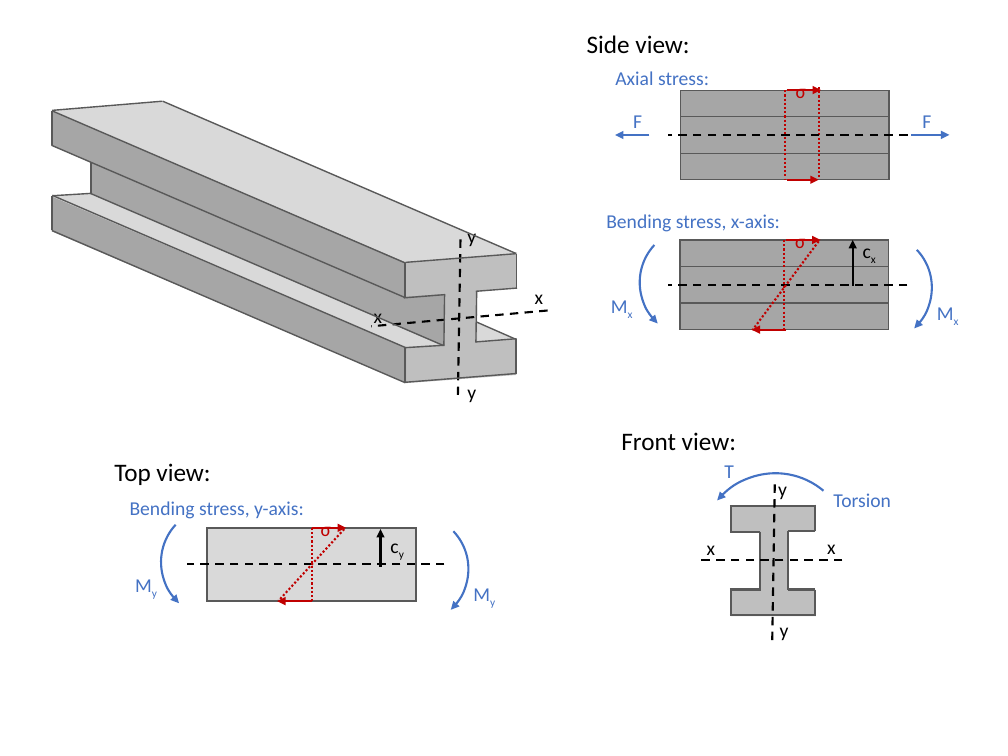
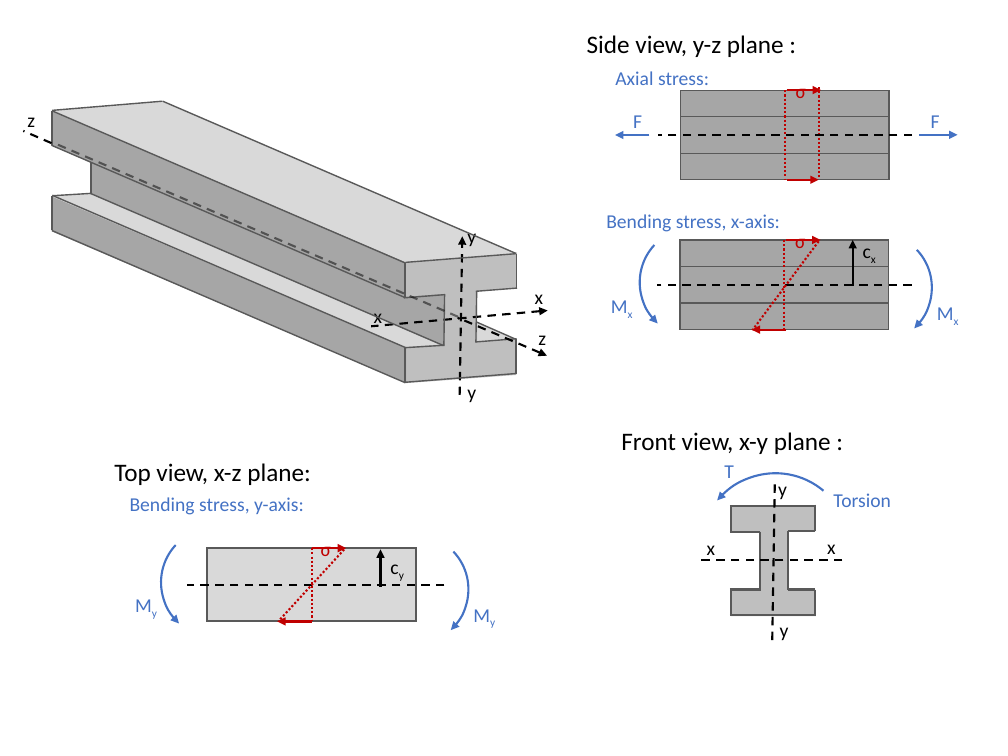
Before and after one commit to suguinoshita/suguinoshita.github.io, a slide deck: slide 4 of images/help.pptx. Drawn at 1008x756 pixels with LibreOffice and Linux fonts; fonts in the diff are those of the drawing. Boxes give left, top, right and bottom in pixels: in the first picture for what was removed or moved away, otherwise in the second. Text is boxed around its words. In the diff, an @@ line names an element or a change of style, - is before the commit and + after.

```diff
--- a/images/help.pptx
+++ b/images/help.pptx
@@ text at (587, 35, 784, 57): text changed @@
-Side view:
+Side view, y-z plane :
@@ text added at (27, 117, 35, 127), 14 pt, text #000000 @@
+z
@@ text "F": place and size @@
-text "F" at (922, 115, 931, 128)
+text "F" at (931, 115, 940, 128)
@@ line added from (51, 143) to (23, 131), #000000 1.5 pt dashed @@
@@ line added from (458, 317) to (53, 143), #000000 1.5 pt dashed @@
@@ line moved from (907, 135) - (668, 135) to (912, 135) - (658, 135) @@
@@ arrow moved from (911, 135) - (950, 135) to (919, 135) - (958, 135) @@
@@ line (460, 395) - (463, 236): line to arrow @@
@@ line moved from (907, 285) - (668, 285) to (911, 285) - (657, 285) @@
@@ line (547, 310) - (371, 327): line to arrow @@
@@ arrow added from (458, 318) to (547, 356), #000000 1.5 pt dashed @@
@@ text added at (538, 335, 546, 351), 14 pt, text #000000 @@
+z
@@ text at (621, 432, 831, 454): text changed @@
-Front view:
+Front view, x-y plane :
@@ text at (114, 463, 311, 485): text changed @@
-Top view:
+Top view, x-z plane:
@@ text "Bending stress, y-axis:": place and size @@
-text "Bending stress, y-axis:" at (130, 501, 304, 519)
+text "Bending stress, y-axis:" at (130, 497, 304, 515)
@@ 4 texts, 3 arrows, 3 lines, 2 arc (boxed as its full ellipse)s, 1 rectangle: place and size @@
-4 texts, 3 arrows, 3 lines, 2 arc (boxed as its full ellipse)s, 1 rectangle at (125, 485, 507, 648)
+4 texts, 3 arrows, 3 lines, 2 arc (boxed as its full ellipse)s, 1 rectangle at (125, 505, 507, 669)
```
Also in this commit, not shown: 27 other files.
